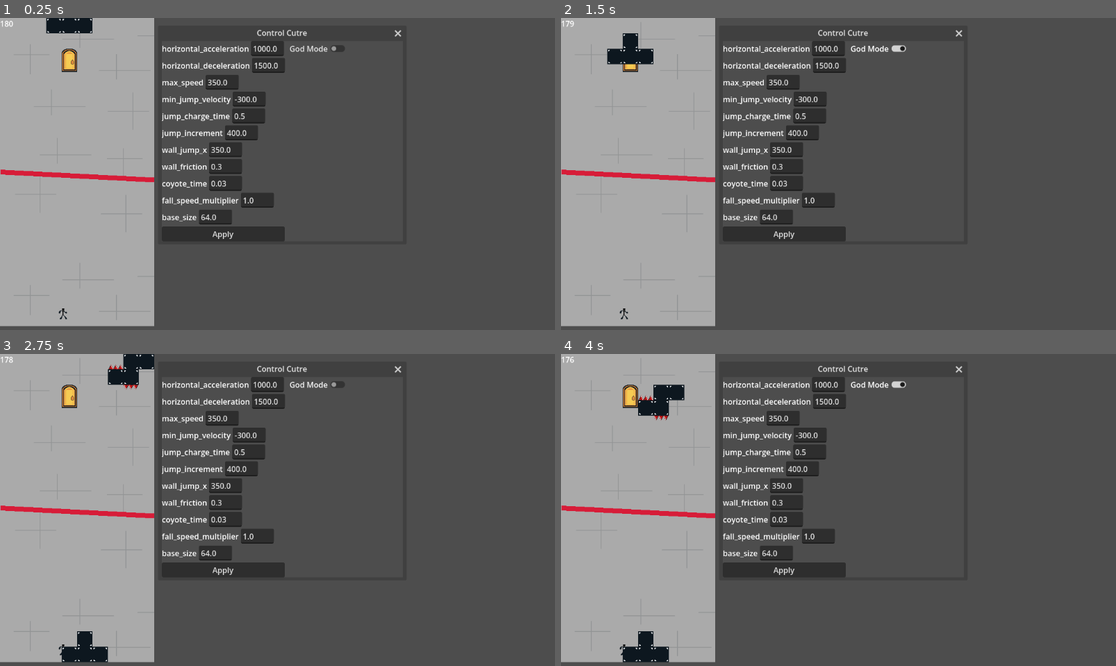
Above: before the commit, frames 1-4 (two rows, left to right).
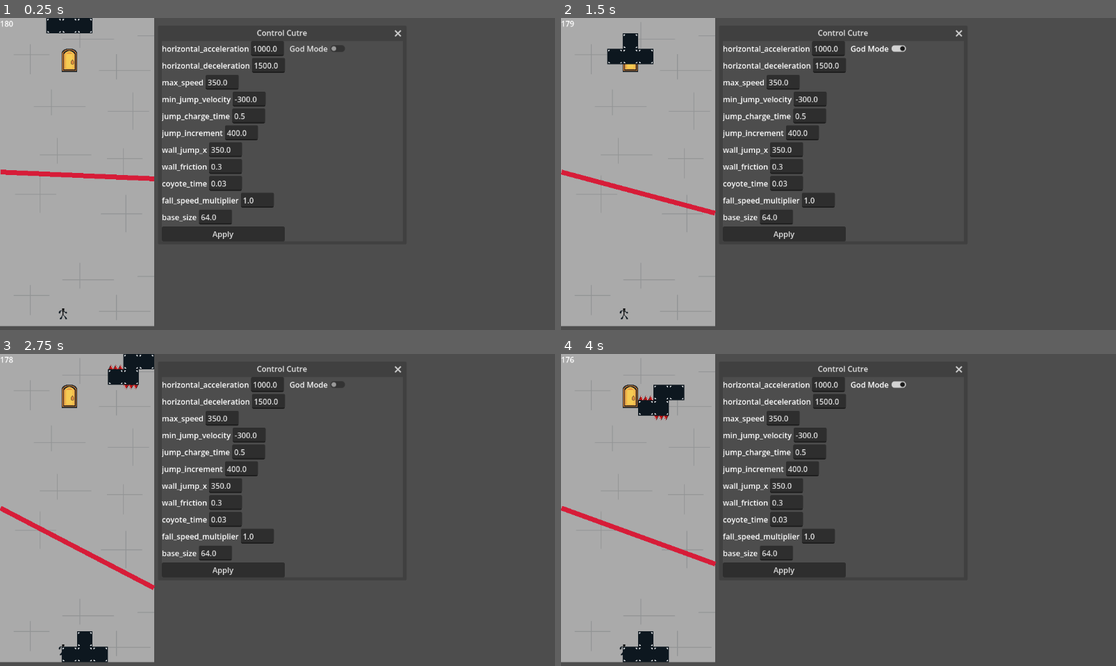
Above: after the commit, the same moments.

Repository: NicoWired/tetrascape
Game: Godot game, scene res://source/main_screens/main/main.tscn
Two runs of this game, one before a commit and one after it. Both use one fixed random seed, a clock stepped at 60 frames per second and the inputs below. The engine's default icon, where the game draws it, is replaced by a stand-in: a white triangle on a blue panel in a dark square.
Inputs:
- Up to frame 1 (0.25 s): no input
- Up to frame 2 (1.5 s): click "Apply" at 0.5 s; click "God Mode" at 1.25 s
- Up to frame 3 (2.75 s): hold D (right) from 2.03 s (still down); tap N (drop) at 2.1 s; tap Space (jump) at 2.27 s
- Up to frame 4 (4 s): tap J (rotate_cc) at 2.85 s; tap Space (jump) at 3.02 s; release D (right) at 3.53 s; hold A (left) from 3.53 s (still down); tap K (rotate_cw) at 3.6 s

The runs differ from the first frame. In frame 1, 0.2% of the frame differs, in the area x 0-28%, y 48-53%; in frame 2, 0.9%; in frame 3, 0.9%, in the area x 0-29%, y 48-76%; in frame 4, 0.9%.
Error in both runs: Invalid access to property or key 'god_mode' on a base object of type 'Nil'. (res://source/dev/controlcutre.gd:43)

Commit message:
add laser fanning

Diff:
--- a/source/props/laser/laser.gd
+++ b/source/props/laser/laser.gd
@@ -1,8 +1,16 @@
 extends Node2D
 
 @export var rotation_range: float = 30
+@export var fanning_time: float = 3
+
+var fanning_tween: Tween
 
 @onready var laser_beam: LaserBeam = $LaserBeam
 
 func _ready() -> void:
-	laser_beam.rotation_degrees += randf_range(0, rotation_range)
+	#laser_beam.rotation_degrees += randf_range(0, rotation_range)
+	fanning_tween = create_tween()
+	fanning_tween.tween_property(laser_beam, "rotation_degrees", rotation_range, fanning_time)
+	fanning_tween.tween_property(laser_beam, "rotation_degrees", 0, fanning_time)
+	fanning_tween.set_loops()
+	fanning_tween.play()
